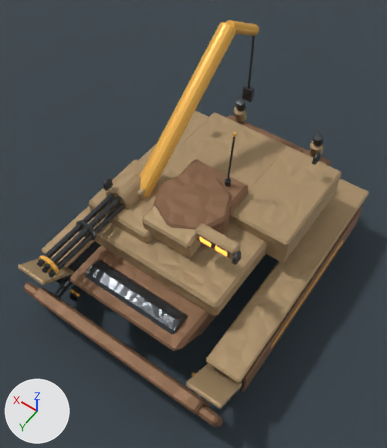
Two versions of the Blender file content/source-art/salvage-hauler.blend, one commit apart.
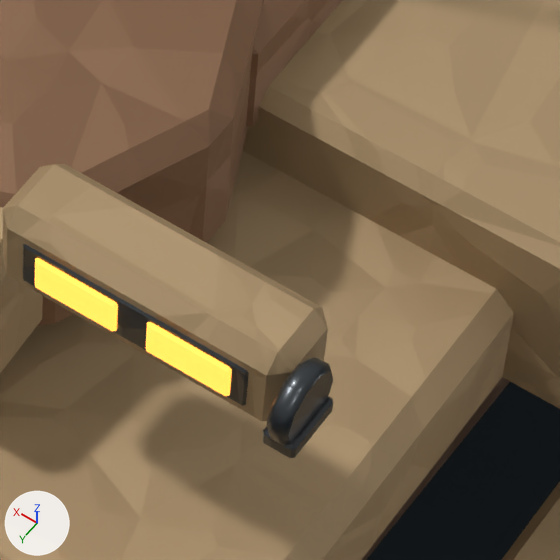
The first picture shows the older version from a camera (50 mm lens) standing at (-2.18, 3.45, 5.88) and looking at (-0.02, 0.41, 1.11). The close-ups show the older and then the newer version on the part from 50% to 71% of the width and 45% to 62% of the height of that picture. Only the edits that show in the close-ups are written down. Lighting does not change. The marker at lower left points along +X, +Y and +Z.

Objects in the first close-up: 'PreviewFloor', 'SalvageHaulerArmor_LiftingLug_1', 'SalvageHaulerArmor_ToolLocker', 'SalvageHaulerArmor_UpperDeck', 'SalvageHaulerSensor_Visor_Housing', 'SalvageHaulerSensor_Visor_Lens_1', 'SalvageHaulerSensor_Visor_Lens_2', 'SalvageHaulerSensor_Visor_Well', 'SalvageHaulerTreads_FenderTop_L', 'SalvageHaulerTurret_BaseShell', 'SalvageHaulerTurret_MantletHousing', 'SalvageHaulerTurret_RearBustle' and 2 more.
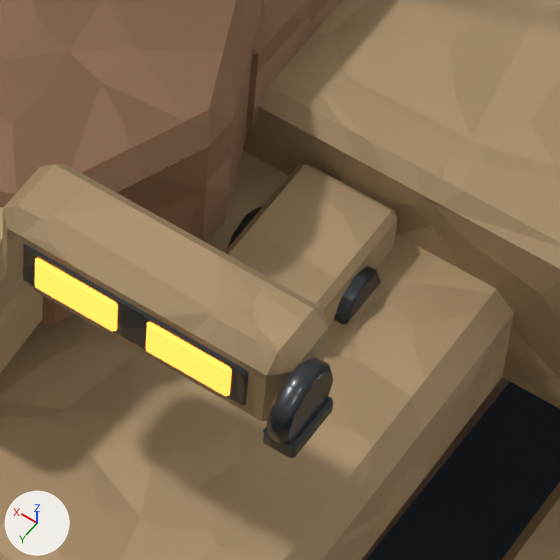
Edits to the bpy script that builds the scene:
```text
Add me_cylinder_105:
    me_cylinder_105.from_pydata(...)  # 48 vertices, 50 faces; spans x -0.11..0.11, y -0.053..0.053, z -0.053..0.053
    me_cylinder_105.materials.append(mat_salvagehauler_gunmetal)
Add me_cube_068:
    me_cube_068.from_pydata(...)  # 24 vertices, 26 faces; spans x -0.09..0.09, y -0.13..0.13, z -0.08..0.08
    me_cube_068.materials.append(mat_salvagehauler_lightarmor)
Add ob_salvagehaulergatling_pintlepin_l:
    ob_salvagehaulergatling_pintlepin_l = bpy.data.objects.new('SalvageHaulerGatling_PintlePin_L', me_cylinder_105)
    ob_salvagehaulergatling_pintlepin_l.location = (-0.55, 0.34, 1.18)
Add ob_salvagehaulergatling_pintlesaddle_l:
    ob_salvagehaulergatling_pintlesaddle_l = bpy.data.objects.new('SalvageHaulerGatling_PintleSaddle_L', me_cube_068)
    ob_salvagehaulergatling_pintlesaddle_l.location = (-0.55, 0.34, 1.18)
```

Changed parts and their boxes (x1, y1, x2, y2) in the close-ups (560 x 560 px):
'SalvageHaulerGatling_PintleSaddle_L', added (brown): after (224, 164, 397, 327)
'SalvageHaulerGatling_PintlePin_L', added: after (228, 207, 381, 324)
